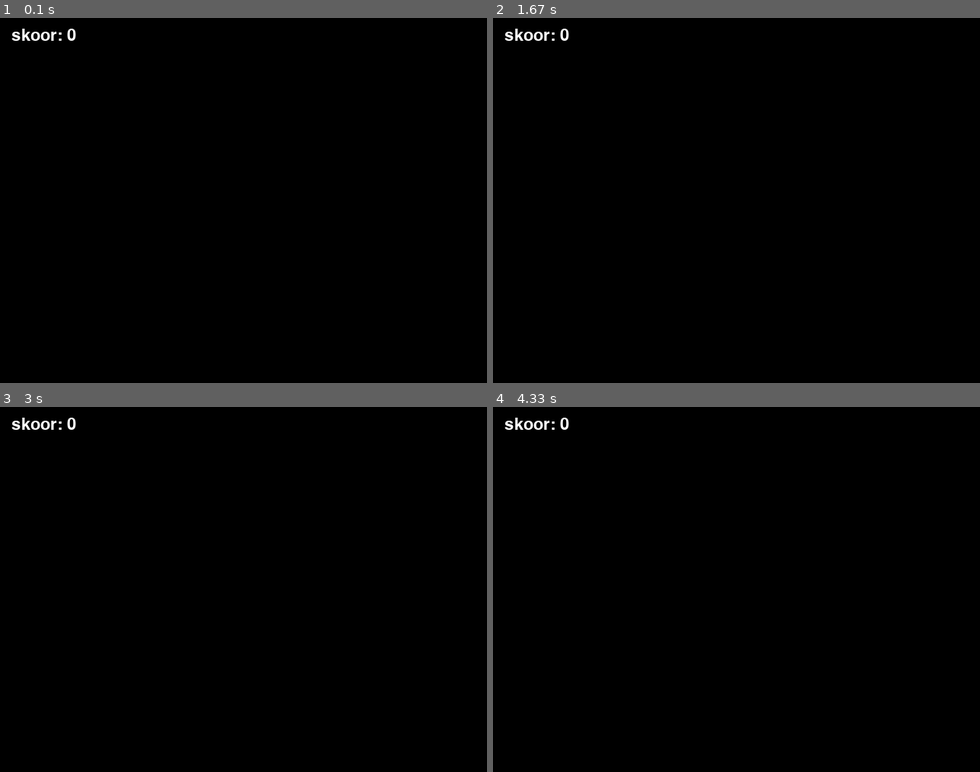
Above: before the commit, frames 1-4 (two rows, left to right).
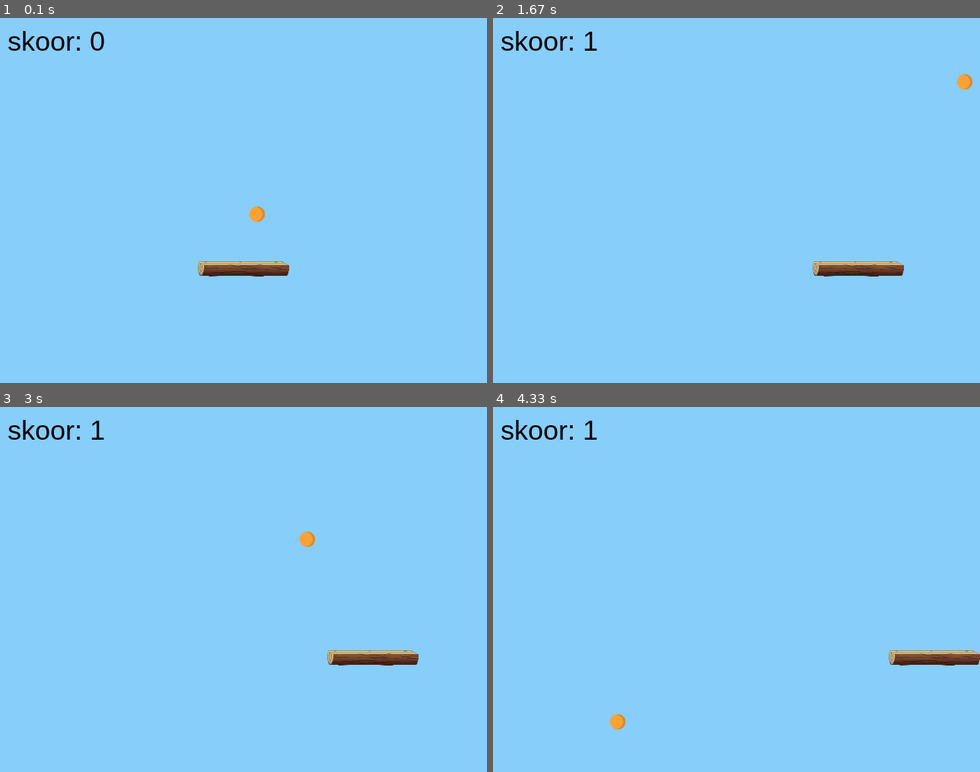
Above: after the commit, the same moments.

Repository: torumajonees/roberdoulesanded
Game: pygame game, started from moodle kursuse ulessanded/TARKVARAARENDUSE PROJEKT - PyGame/ulesanne 5 - ping-pong/5. pingpong irneh.py
Same seed, same stepped clock (60 frames per second), same inputs: the game is played once before the commit and once after it.
Inputs:
- Up to frame 1 (0.1 s): no input
- Up to frame 2 (1.67 s): hold Right 0.33-0.8 s; hold Right 0.83-1.3 s; hold Left from 1.33 s (still down)
- Up to frame 3 (3 s): release Left at 1.87 s; hold Left 1.9-2.3 s; hold Right 2.33-2.97 s
- Up to frame 4 (4.33 s): hold Left 3-3.47 s; hold Right 3.5-3.97 s; hold Right from 4 s (still down)

The runs differ from the first frame. In frame 1, 100% of the frame differs, in the area x 0-100%, y 0-100%; in frame 2, 100%; in frame 3, 100%; in frame 4, 100%.

Commit message:
oogabooga

Diff:
--- a/moodle kursuse ulessanded/TARKVARAARENDUSE PROJEKT - PyGame/ulesanne 5 - ping-pong/5. pingpong irneh.py
+++ b/moodle kursuse ulessanded/TARKVARAARENDUSE PROJEKT - PyGame/ulesanne 5 - ping-pong/5. pingpong irneh.py
@@ -1,23 +1,83 @@
 # henripaul
 import pygame
+pygame.init()
 
 # vajalikud read, et ekraan tootaks
-pygame.init()
-screen = pygame.display.set_mode((640, 480))
+ekraanx, ekraany = 640, 480
+screen = pygame.display.set_mode((ekraanx, ekraany))
 pygame.display.set_caption("pingpong - irneh")
-ooga = pygame.time.Clock()
-booga = 0  # see naitab meie skoori
+background_color = (135, 206, 250)
 
-# peab ulal nurgas skoori, loendab meie nn "punkte"
-screen.blit(pygame.font.Font(None, 32).render(f"skoor: {booga}", True, [255, 255, 255]), [15, 12])
+# toob palli mangu
+pallisuurus = 20
+pallipilt = pygame.image.load("ball.png")
+pallipilt = pygame.transform.scale(pallipilt, (pallisuurus, pallisuurus))
+pallx = ekraanx // 2 - pallisuurus // 2
+pally = ekraany // 2 - pallisuurus // 2
+pallikiirus_x = 3
+pallikiirus_y = 3
 
-pygame.display.flip()  # varskendab ekraani
+# toob aluse mangu
+alus_width, alus_height = 120, 20
+alus_image = pygame.image.load("pad.png")
+alus_image = pygame.transform.scale(alus_image, (alus_width, alus_height))
+alus_x = ekraanx // 2 - alus_width // 2
+alus_y = int(ekraany / 1.5)
+alus_speed = 5
 
-# terve see oogabooga tsukkel on koigest selle jaoks, et ekraan kuvama jaaks
+# skoorisusteem
+score = 0
+score_font = pygame.font.SysFont("Arial", 36)
+
+# mang ise, "manguloop"
 running = True
+clock = pygame.time.Clock()
+
 while running:
     for event in pygame.event.get():
         if event.type == pygame.QUIT:
             running = False
+    # aluse kontrollimine
+    keys = pygame.key.get_pressed()
+    if keys[pygame.K_LEFT] and alus_x > 0:
+        alus_x -= alus_speed
+    if keys[pygame.K_RIGHT] and alus_x < ekraanx - alus_width:
+        alus_x += alus_speed
 
-pygame.quit()  # et ta kinni ka laheks ikka
+    pallx += pallikiirus_x
+    pally += pallikiirus_y
+
+    # kokkuporge seintega
+    if pallx <= 0 or pallx >= ekraanx - pallisuurus:
+        pallikiirus_x *= -1
+    if pally <= 0:
+        pallikiirus_y *= -1
+
+    # kokkuporge alusega
+    if (
+        pally + pallisuurus >= alus_y
+        and pallx + pallisuurus >= alus_x
+        and pallx <= alus_x + alus_width
+    ):
+        pallikiirus_y *= -1
+        score += 1
+
+    # kokkuporge alumise ekraani aarega
+    if pally + pallisuurus >= ekraany:
+        pally = ekraany - pallisuurus
+        pallikiirus_y *= -1
+        score -= 1
+
+    # vajalikud read, et mang tootaks
+    screen.fill(background_color)
+    screen.blit(pallipilt, (pallx, pally))
+    screen.blit(alus_image, (alus_x, alus_y))
+
+    # kuvab skoori
+    score_text = score_font.render("skoor: " + str(score), True, (0, 0, 0))
+    screen.blit(score_text, (10, 10))
+
+    pygame.display.flip()
+    clock.tick(60)
+
+pygame.quit()
